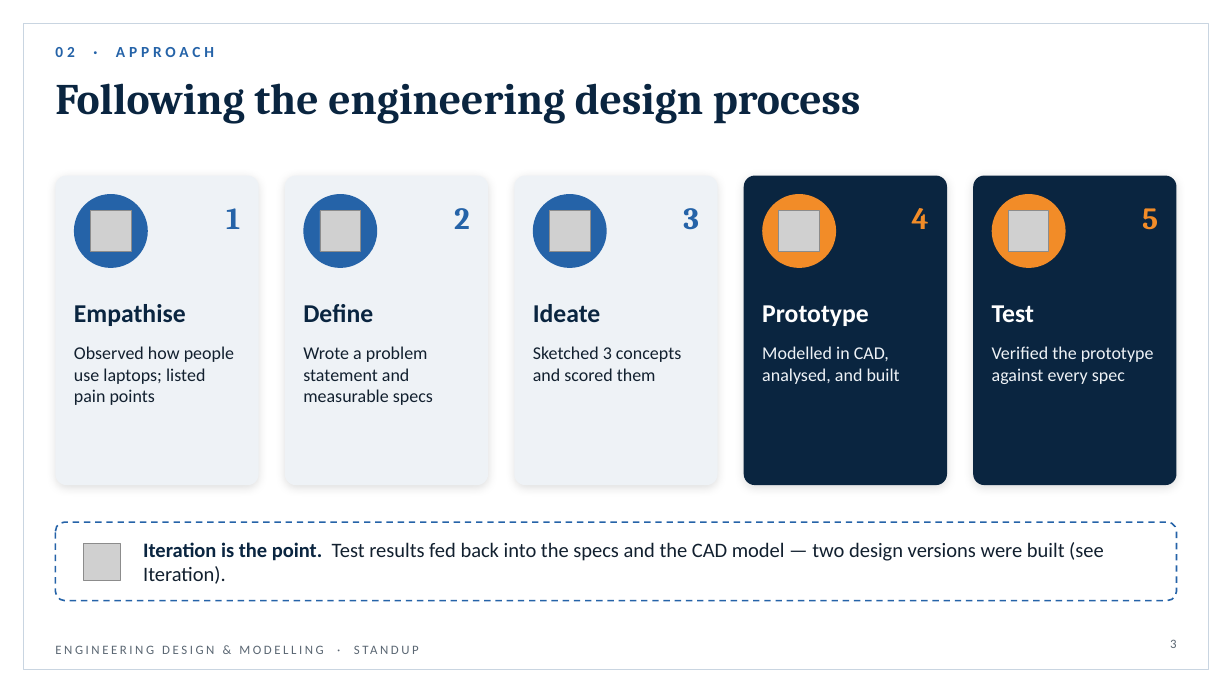
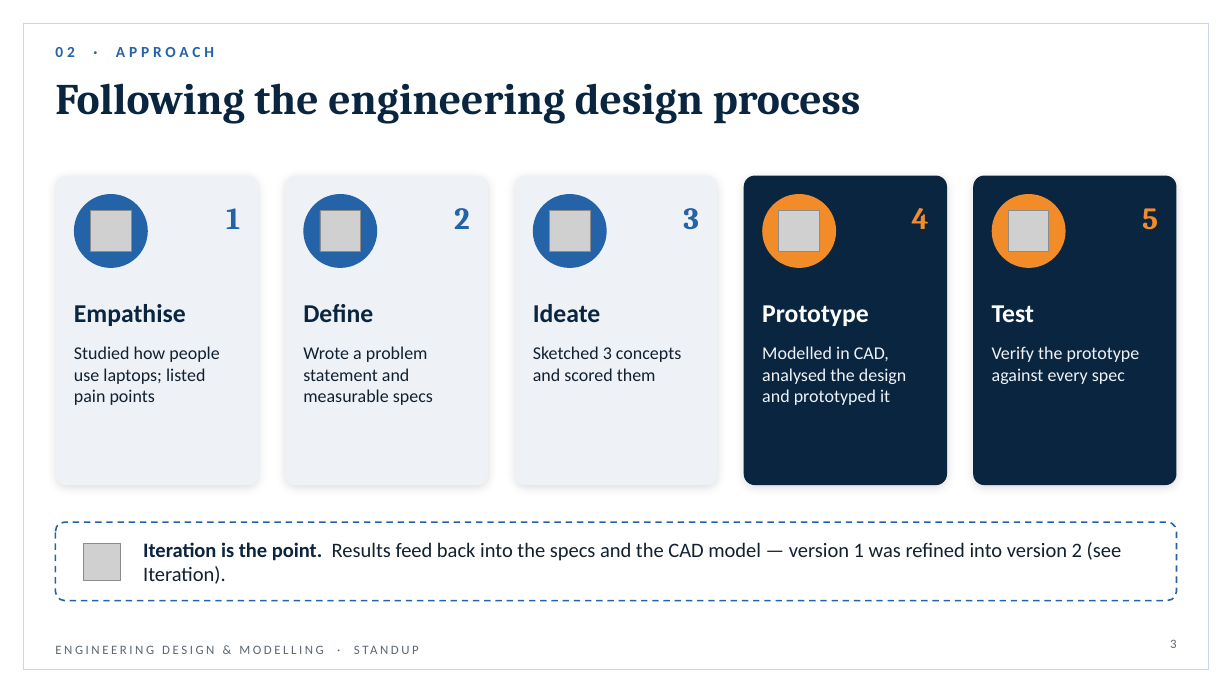
Before and after one commit to shrestha-droid/borepro, a slide deck: slide 3 of EngDesign_Prototype_Showcase.pptx. Drawn at 1232x693 pixels with LibreOffice and Linux fonts; fonts in the diff are those of the drawing; grey boxes stand for pictures. Boxes give left, top, right and bottom in pixels: in the first picture for what was removed or moved away, otherwise in the second. Text is boxed around its words. In the diff, an @@ line names an element or a change of style, - is before the commit and + after.

```diff
--- a/EngDesign_Prototype_Showcase.pptx
+++ b/EngDesign_Prototype_Showcase.pptx
@@ text at bbox=[74, 346, 219, 405]: text changed @@
-Observed how people use laptops; listed pain points
+Studied how people use laptops; listed pain points
@@ text at bbox=[762, 346, 906, 405]: text changed @@
-Modelled in CAD, analysed, and built
+Modelled in CAD, analysed the design and prototyped it
@@ text at bbox=[992, 346, 1140, 384]: text changed @@
-Verified the prototype against every spec
+Verify the prototype against every spec
@@ text at bbox=[143, 542, 1122, 584]: text changed @@
-Iteration is the point. Test results fed back into the specs and the CAD model — two design versions were built (see Iteration).
+Iteration is the point. Results feed back into the specs and the CAD model — version 1 was refined into version 2 (see Iteration).
```
Also in this commit, not shown: 5 other slides changed.
